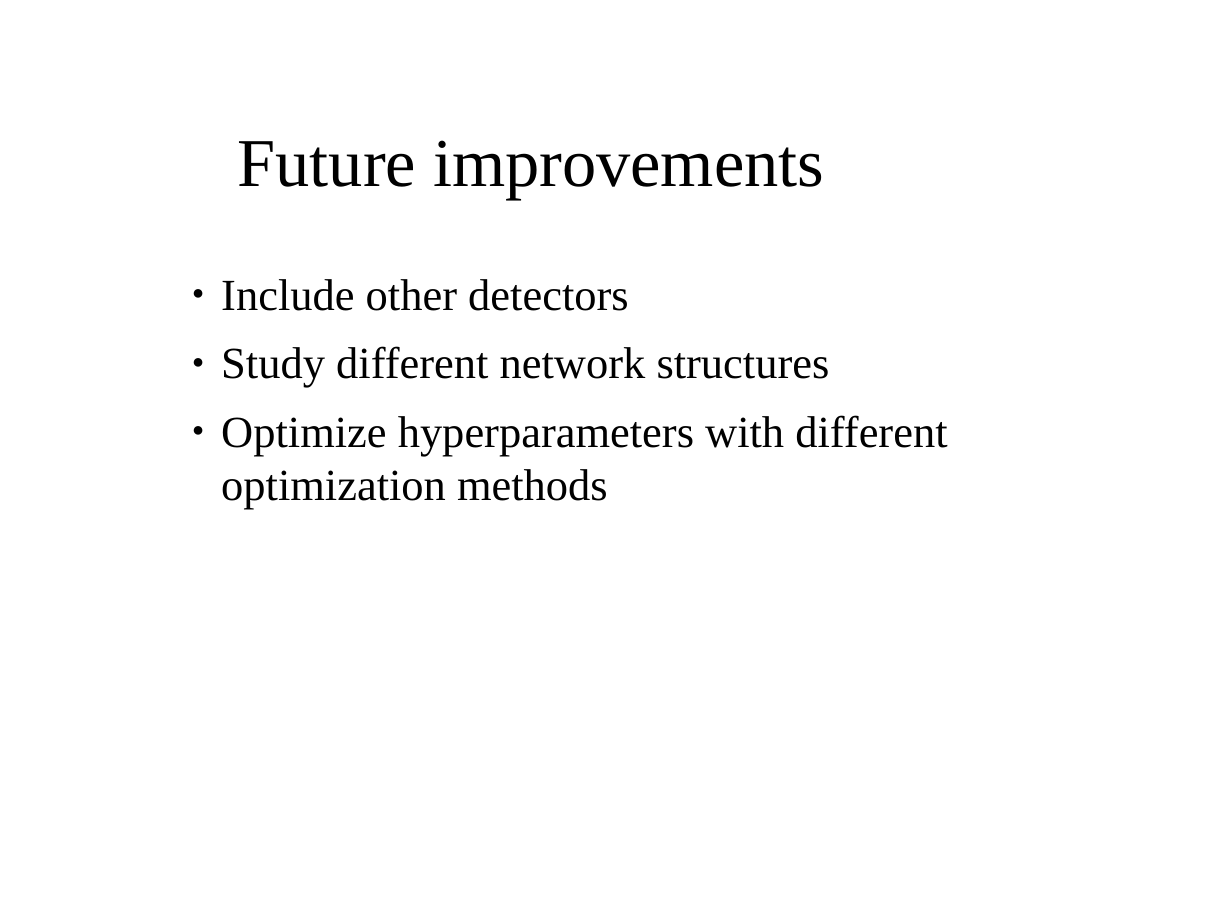
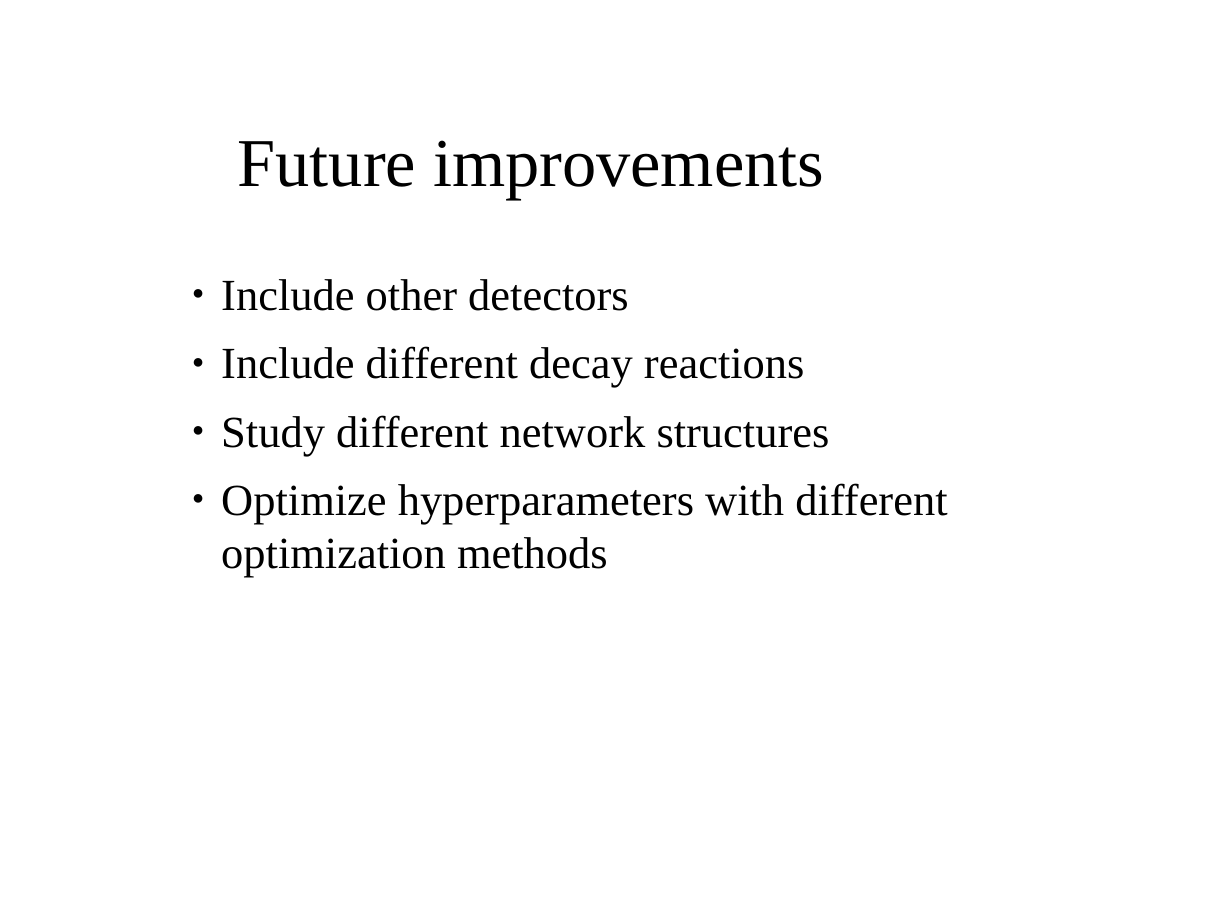
Before and after one commit to aaaaarvi/Projektarbete17, a slide deck: slide 12 of presentation/presentation.odp. Drawn at 1232x924 pixels with LibreOffice and Linux fonts; fonts in the diff are those of the drawing; background and template pictures are left out. Boxes give left, top, right and bottom in pixels: in the first picture for what was removed or moved away, otherwise in the second. Text is boxed around its words. In the diff, an @@ line names an element or a change of style, - is before the commit and + after.

Commit message:
updated presentation

```diff
--- a/presentation/presentation.odp
+++ b/presentation/presentation.odp
@@ text at [221, 346, 805, 387]: paragraph added @@
+● Include different decay reactions
```
